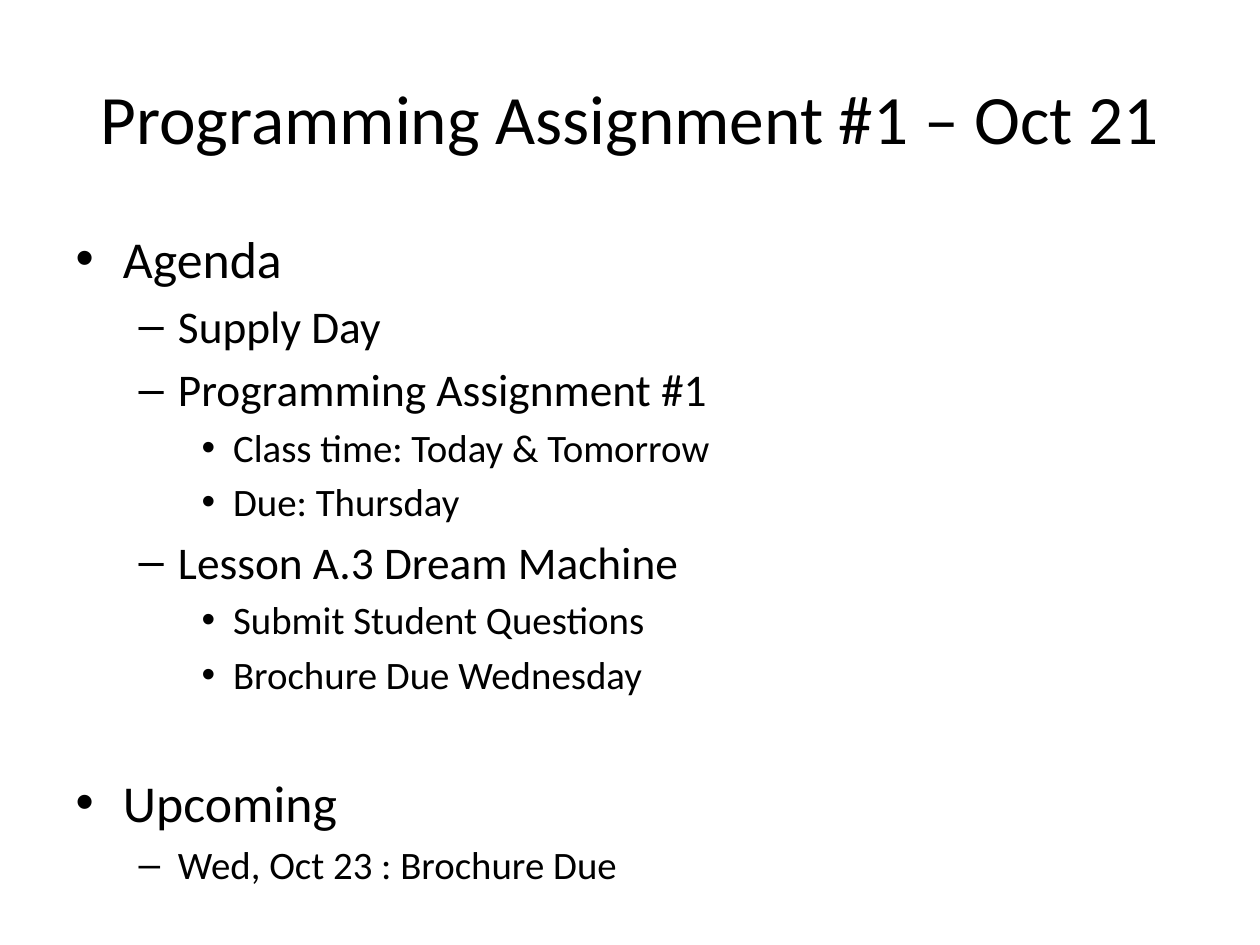
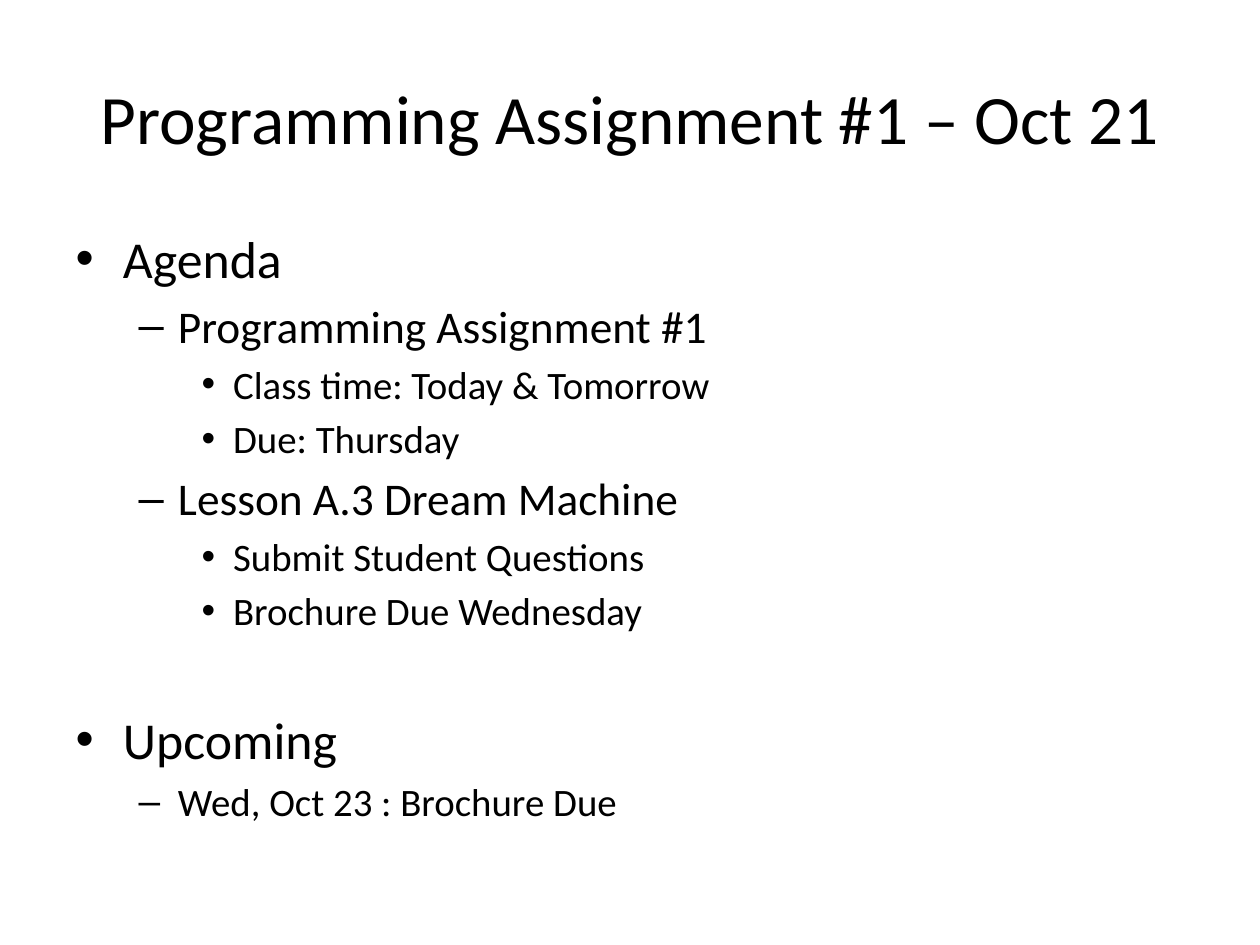
Before and after one commit to Greg5519/ICS2O0, a slide deck: slide 1 of Daily Agendas/Day8.1_ProgrammingAssignment1.pptx. Drawn at 1260x945 pixels with LibreOffice and Linux fonts; fonts in the diff are those of the drawing. Boxes give left, top, right and bottom in pixels: in the first picture for what was removed or moved away, otherwise in the second. Text is boxed around its words. In the diff, an @@ line names an element or a change of style, - is before the commit and + after.

```diff
--- a/Daily Agendas/Day8.1_ProgrammingAssignment1.pptx
+++ b/Daily Agendas/Day8.1_ProgrammingAssignment1.pptx
@@ text at box(178, 311, 380, 351): paragraph removed @@
-  – Supply Day
```
Also in this commit, not shown: 5 other files.
